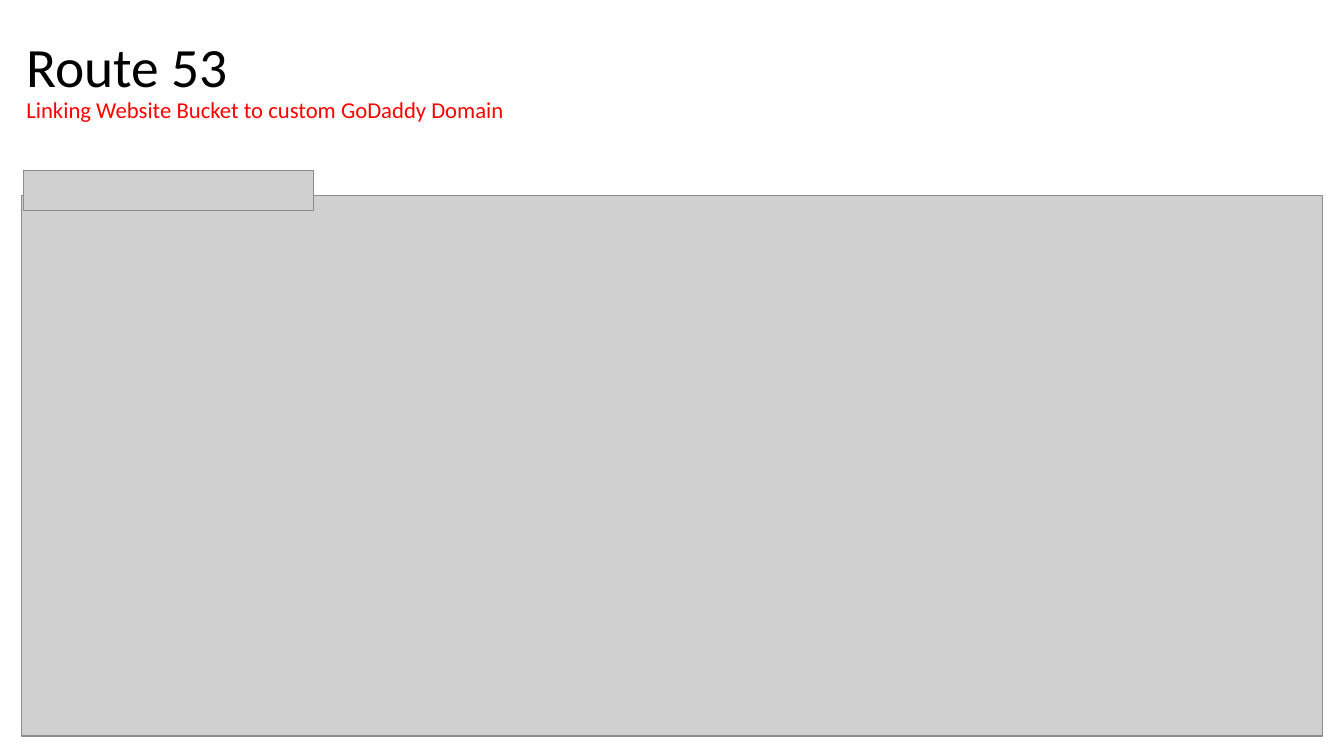
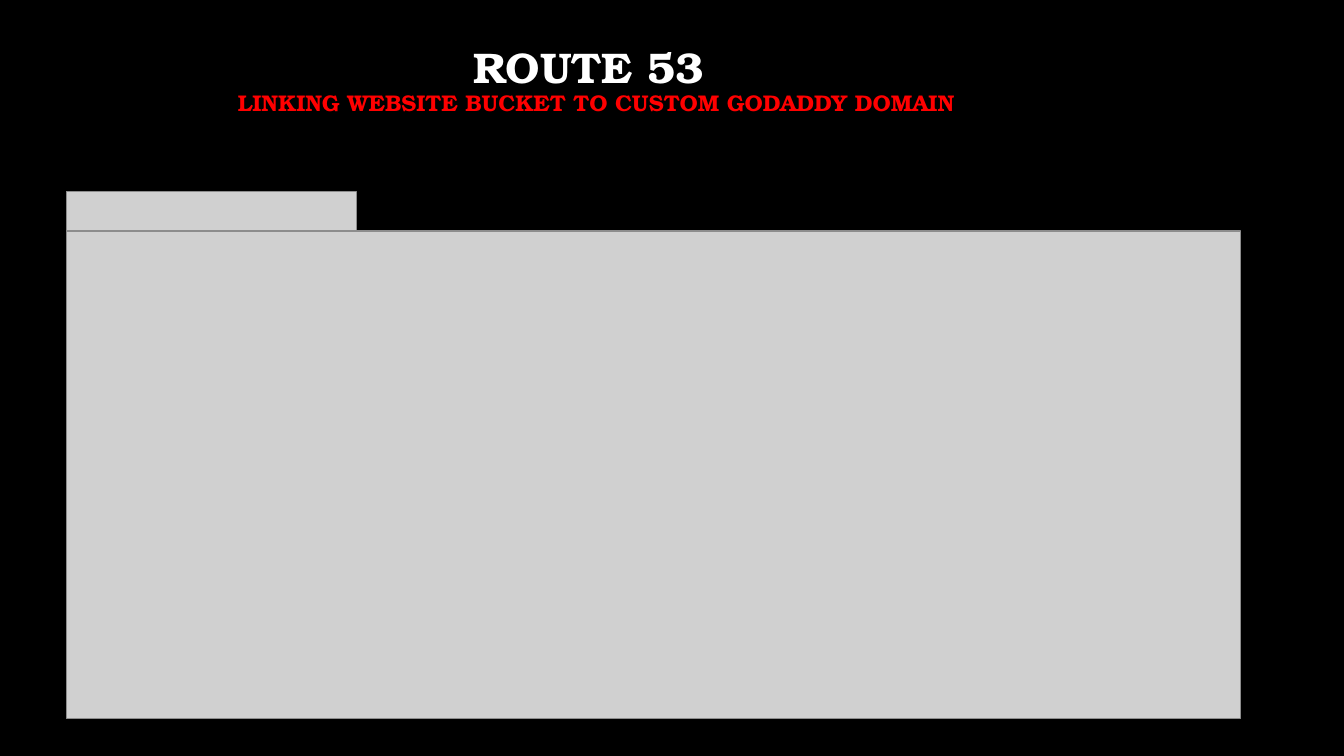
Before and after one commit to GallagherStephen/4thYearProject-Dissertation, a slide deck: slide 7 of Presentation/4th Year Presentation.pptx. Drawn at 1344x756 pixels with LibreOffice and Linux fonts; fonts in the diff are those of the drawing; grey boxes stand for pictures; background and template pictures are left out. Boxes give left, top, right and bottom in pixels: in the first picture for what was removed or moved away, otherwise in the second. Text is boxed around its words. In the diff, an @@ line names an element or a change of style, - is before the commit and + after.

Commit message:
added background to presentation

```diff
--- a/Presentation/4th Year Presentation.pptx
+++ b/Presentation/4th Year Presentation.pptx
@@ background #FFFFFF to picture (left out) @@
@@ title at bbox=[238, 52, 954, 112]: text changed; font Calibri to TeX Gyre Bonum; bold on @@
-Route 53
-Linking Website Bucket to custom GoDaddy Domain
+ROUTE 53
+LINKING WEBSITE BUCKET TO CUSTOM GODADDY DOMAIN
@@ picture: place and size @@
-picture at bbox=[23, 170, 314, 211]
+picture at bbox=[67, 192, 357, 232]
@@ picture: place and size @@
-picture at bbox=[22, 196, 1323, 736]
+picture at bbox=[67, 231, 1241, 719]
```
Also in this commit, not shown: 10 other slides changed, 1 slide removed.
